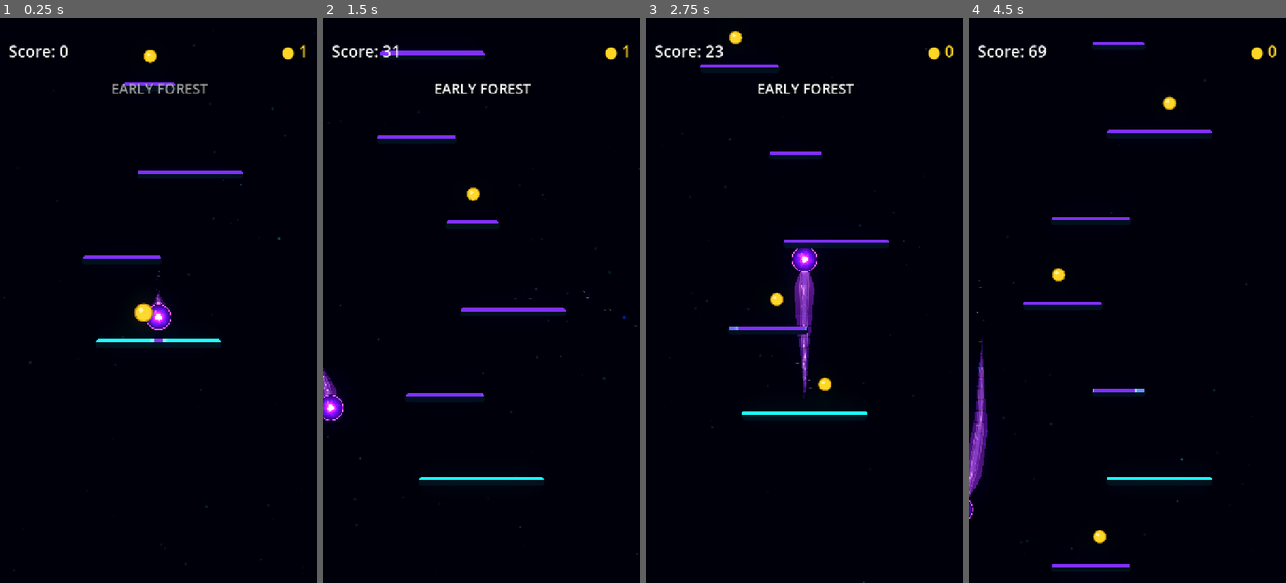
Above: before the commit, frames 1-4 (left to right).
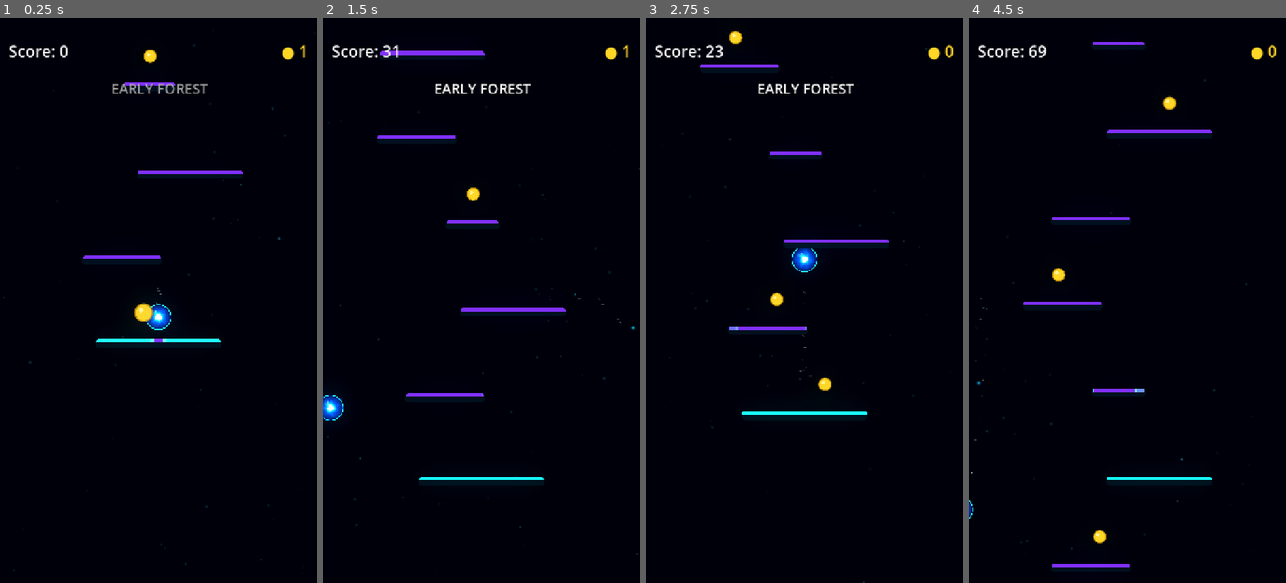
Above: after the commit, the same moments.

Repository: Kryodo/TowerJump
Game: Godot game, scene res://scenes/main.tscn
The game is run twice, just before and just after one commit, with the same random seed, the same clock (stepped at 60 frames per second) and the same inputs.
Inputs (mouse positions are in pixels of both pictures, inside the frame that each line leads up to):
- Up to frame 1 (0.25 s): no input
- Up to frame 2 (1.5 s): move the mouse to (551, 272) at 0.52 s; hold Right (ui_right) 0.53-1.25 s; click (551, 272) at 0.67 s; drag from (418, 328) to (471, 193) at 1.27 s
- Up to frame 3 (2.75 s): click "Nochmal spielen" at 2 s
- Up to frame 4 (4.5 s): move the mouse to (1159, 176) at 2.77 s; hold Right (ui_right) 2.78-3.5 s; drag from (1111, 413) to (1057, 215) at 3.52 s; move the mouse to (1222, 385) at 4.27 s; hold Left (ui_left) from 4.28 s (still down)

The runs differ from the first frame. In frame 1, 0.3% of the frame differs, in the area x 46-54%, y 44-56%; in frame 2, 0.4%; in frame 3, 1.0%, in the area x 46-54%, y 40-68%; in frame 4, 0.9%.
Error after the commit: Parse Error: Identifier "start_distance" not declared in the current scope. (res://scripts/ball_trail.gd:1338)

Commit message:
Make landing shear larger and more deliberate

Diff:
--- a/scripts/ball_trail.gd
+++ b/scripts/ball_trail.gd
@@ -15,9 +15,10 @@
 const ORB_RIM_CENTER_RADIUS_RATIO: float = 0.93
 const SHED_CONNECTED_END_PROGRESS: float = 0.38
 const SHED_GEOMETRY_PIECE_CAPACITY: int = 12
-const SHED_BURST_PIECE_COUNT: int = 3
-const SHED_BURST_SPACING: float = 0.05
 const MAX_ACTIVE_SHED_BREAKS: int = 3
+const SHED_MIN_FRAGMENT_PROGRESS: float = 0.40
+const SHED_MAX_FRAGMENT_PROGRESS: float = 0.88
+const SHED_RECENT_PROGRESS_SEPARATION: float = 0.13
 
 @export_category("Visual Palette")
 @export_enum("Electric Blue", "Rich Violet") var visual_palette: int = 0
@@ -40,9 +41,9 @@
 var _trail_time: float = 0.0
 var _last_emission_direction: Vector2 = Vector2.DOWN
 var _ball_surface_radius: float = 29.9
-var _shed_burst_remaining: int = 0
-var _shed_burst_clock: float = 0.0
+var _landing_shear_pending: bool = false
 var _shed_sequence: int = 0
+var _recent_shed_progresses: Array[float] = []
 var _detached_shed_fragments: Array[Dictionary] = []
 var _shed_geometry_pieces: Array[Polygon2D] = []
 var _shed_piece_ranges: Array[Dictionary] = []
@@ -243,8 +244,13 @@
 	_trail_time += delta
 	if not shedding_enabled:
 		_shed_break_events.clear()
-		_shed_burst_remaining = 0
-		_shed_burst_clock = 0.0
+		_landing_shear_pending = false
+	else:
+		for event in _shed_break_events:
+			event["hold_remaining"] = maxf(
+				float(event.get("hold_remaining", 0.0)) - delta,
+				0.0
+			)
 	var current_world_position: Vector2 = ball.global_position
 	var movement: Vector2 = current_world_position - _previous_ball_position
 	var distance_from_trail: float = movement.length()
@@ -266,7 +272,7 @@
 			_points.pop_back()
 			_point_ids.pop_back()
 
-	_update_trail_lines(delta)
+	_update_trail_lines()
 	_update_detached_shed_fragments(delta)
 	_update_rim_breath()
 	_update_particle_emitters(current_world_position, movement, distance_from_trail)
@@ -284,7 +290,7 @@
 		_unified_contour.modulate = Color(rim_breath, rim_breath, rim_breath, 1.0)
 
 
-func _update_trail_lines(delta: float = 0.0) -> void:
+func _update_trail_lines() -> void:
 	if _points.size() < 2:
 		_clear_shed_line_spans()
 		if _unified_shape != null:
@@ -296,7 +302,7 @@
 		return
 
 	_rebuild_shed_line_spans()
-	_update_unified_comet_shape(delta)
+	_update_unified_comet_shape()
 
 
 func _initialize_split_line_pools() -> void:
@@ -492,6 +498,14 @@
 			var start_index: int = _point_ids.find(int(event["start_id"]))
 			var end_index: int = _point_ids.find(int(event["end_id"]))
 			if start_index < 0 and end_index < 0:
+				if float(event.get("hold_remaining", 0.0)) <= 0.0:
+					continue
+				var fallback_start: float = clampf(float(event.get("start_progress", 0.0)), 0.0, 1.0)
+				var fallback_end: float = clampf(float(event.get("end_progress", 1.0)), 0.0, 1.0)
+				var last_point_index: int = _points.size() - 1
+				var fallback_cut_start: int = int(floor(minf(fallback_start, fallback_end) * last_point_index))
+				var fallback_cut_end: int = int(ceil(maxf(fallback_start, fallback_end) * last_point_index))
+				cut_ranges.append(Vector2i(fallback_cut_start, fallback_cut_end))
 				continue
 
 			var cut_start: int
@@ -569,7 +583,7 @@
 
 
 
-func _update_unified_comet_shape(delta: float = 0.0) -> void:
+func _update_unified_comet_shape() -> void:
 	if _unified_shape == null or _points.size() < 2:
 		return
 
@@ -730,10 +744,10 @@
 				)
 		_unified_contour.points = contour_points
 
-	# The trail geometry and candidate ranges have now been rebuilt for this
-	# frame. Release at most one queued fragment from those fresh surviving ranges.
-	_process_shed_burst(
-		delta, path, cumulative_distances, total_distance, tangents, normals, half_widths
+	# Detach only after this frame's geometry has been rebuilt, so the selected
+	# source range and persistent hole describe the same surviving trail.
+	_process_pending_landing_shear(
+		path, cumulative_distances, total_distance, tangents, normals, half_widths
 	)
 
 
@@ -761,14 +775,17 @@
 	if ball == null or event.ball != ball:
 		return
 
-	# A confirmed physical landing queues one deliberate burst; no shedding is
-	# driven by elapsed time while the ball is travelling between platforms.
-	_shed_burst_remaining = SHED_BURST_PIECE_COUNT
-	_shed_burst_clock = 0.0
-
-
-func _process_shed_burst(
-	delta: float,
+	# Let the previous shear finish before allowing another one. This keeps the
+	# landing effect rare and readable instead of stacking several moving pieces.
+	for fragment in _detached_shed_fragments:
+		var existing_piece := fragment.get("node") as Polygon2D
+		if is_instance_valid(existing_piece):
+			return
+
+	_landing_shear_pending = true
+
+
+func _process_pending_landing_shear(
 	path: Array[Vector2],
 	cumulative_distances: Array[float],
 	total_distance: float,
@@ -776,29 +793,18 @@
 	normals: Array[Vector2],
 	half_widths: Array[float]
 ) -> void:
-	if not shedding_enabled or _shed_burst_remaining <= 0:
-		return
-
-	if _shed_burst_clock > 0.0:
-		_shed_burst_clock = maxf(_shed_burst_clock - delta, 0.0)
-		if _shed_burst_clock > 0.0:
-			return
-
+	if not shedding_enabled or not _landing_shear_pending:
+		return
+
+	# A failed source selection is intentionally dropped rather than retried on
+	# a later frame, when the trail would have moved away from the landing.
+	_landing_shear_pending = false
 	var previous_break_count: int = _shed_break_events.size()
 	_spawn_shed_fragment(
 		path, cumulative_distances, total_distance, tangents, normals, half_widths
 	)
-
-	# If the trail is not yet long enough or no eligible source polygon exists,
-	# discard this burst instead of producing a delayed, contextless fragment.
 	if _shed_break_events.size() == previous_break_count:
-		_shed_burst_remaining = 0
-		_shed_burst_clock = 0.0
-		return
-
-	_shed_burst_remaining -= 1
-	if _shed_burst_remaining > 0:
-		_shed_burst_clock = SHED_BURST_SPACING
+		return
 
 
 func _spawn_shed_fragment(
@@ -815,26 +821,74 @@
 		or total_distance < 105.0
 		or _detached_shed_fragments.size() >= 14
 		or _shed_break_events.size() >= MAX_ACTIVE_SHED_BREAKS
-		or _shed_piece_ranges.is_empty()
+		or _shed_piece_ranges.size() < 2
+		or _shed_geometry_container == null
 	):
 		return
 
-	# Candidates are the actual lower-tail polygons currently visible in the
-	# scene. We clone one of those exact meshes instead of inventing a generic
-	# shard, then lock its source range out of the living trail.
-	var candidates: Array[Dictionary] = []
-	for piece_range in _shed_piece_ranges:
-		var progress: float = float(piece_range["progress"])
-		var source_piece := piece_range["node"] as Polygon2D
-		if progress >= 0.48 and progress <= 0.78 and is_instance_valid(source_piece) and source_piece.visible:
-			candidates.append(piece_range)
-	if candidates.is_empty():
-		return
-
-	var selected: Dictionary = candidates[_shed_sequence % candidates.size()]
-	var source_piece := selected["node"] as Polygon2D
-	if source_piece.polygon.size() < 4:
-		return
+	# Form candidate pairs from adjacent, currently visible trail islands. The
+	# resulting shard is one continuous, wider piece rather than three tiny
+	# particle-like chips. Its source is rebuilt from the same ribbon geometry.
+	var candidate_pairs: Array[Dictionary] = []
+	for range_index in range(_shed_piece_ranges.size() - 1):
+		var first: Dictionary = _shed_piece_ranges[range_index]
+		var second: Dictionary = _shed_piece_ranges[range_index + 1]
+		var first_piece := first["node"] as Polygon2D
+		var second_piece := second["node"] as Polygon2D
+		if (
+			not is_instance_valid(first_piece)
+			or not is_instance_valid(second_piece)
+			or not first_piece.visible
+			or not second_piece.visible
+		):
+			continue
+
+		var start_distance: float = float(first["start_distance"])
+		var end_distance: float = float(second["end_distance"])
+		var gap_between: float = float(second["start_distance"]) - float(first["end_distance"])
+		var progress: float = (start_distance + end_distance) * 0.5 / total_distance
+		if (
+			gap_between < -0.1
+			or gap_between > 4.0
+			or progress < SHED_MIN_FRAGMENT_PROGRESS
+			or progress > SHED_MAX_FRAGMENT_PROGRESS
+			or end_distance - start_distance < 22.0
+		):
+			continue
+
+		candidate_pairs.append({
+			"first_index": range_index,
+			"second_index": range_index + 1,
+			"start_distance": start_distance,
+			"end_distance": end_distance,
+			"progress": progress
+		})
+
+	if candidate_pairs.is_empty():
+		return
+
+	# Prefer a source position well away from the last few shears. If the live
+	# gaps leave very few options, fall back to available pairs rather than
+	# forcing an awkward location or repeatedly choosing the same tail section.
+	var preferred_pairs: Array[Dictionary] = []
+	for candidate in candidate_pairs:
+		var progress: float = float(candidate["progress"])
+		var separated_from_recent: bool = true
+		for recent_progress in _recent_shed_progresses:
+			if absf(progress - recent_progress) < SHED_RECENT_PROGRESS_SEPARATION:
+				separated_from_recent = false
+				break
+		if separated_from_recent:
+			preferred_pairs.append(candidate)
+
+	var selection_pool: Array[Dictionary] = (
+		preferred_pairs if not preferred_pairs.is_empty() else candidate_pairs
+	)
+	var selected: Dictionary = selection_pool[randi_range(0, selection_pool.size() - 1)]
+	var first_range_index: int = int(selected["first_index"])
+	var second_range_index: int = int(selected["second_index"])
+	var start_distance: float = float(selected["start_distance"])
+	var end_distance: float = float(selected["end_distance"])
 
 	var world_root: Node2D = get_tree().current_scene as Node2D
 	if world_root == null:
@@ -842,10 +896,28 @@
 	if world_root == null:
 		return
 
+	# Build one mesh across both neighboring source intervals, then detach that
+	# actual ribbon section with the same body shader and full-trail UV values.
+	var fragment_source := Polygon2D.new()
+	fragment_source.name = "CometShearSource"
+	fragment_source.visible = false
+	_shed_geometry_container.add_child(fragment_source)
+	_build_shed_piece_polygon(
+		fragment_source, start_distance, end_distance, path,
+		cumulative_distances, total_distance, tangents, normals, half_widths
+	)
+	fragment_source.visible = false
+	fragment_source.material = (
+		_detached_piece_material if _detached_piece_material != null else _shed_piece_material
+	)
+	if fragment_source.polygon.size() < 4:
+		fragment_source.queue_free()
+		return
+
 	var world_vertices: Array[Vector2] = []
 	var centroid_global := Vector2.ZERO
-	for local_vertex in source_piece.polygon:
-		var global_vertex: Vector2 = source_piece.to_global(local_vertex)
+	for local_vertex in fragment_source.polygon:
+		var global_vertex: Vector2 = fragment_source.to_global(local_vertex)
 		world_vertices.append(global_vertex)
 		centroid_global += global_vertex
 	centroid_global /= float(world_vertices.size())
@@ -855,53 +927,62 @@
 		detached_polygon.append(global_vertex - centroid_global)
 
 	var shard := Polygon2D.new()
-	shard.name = "DetachedCometBodyPiece"
+	shard.name = "DetachedCometShear"
 	shard.z_as_relative = false
 	shard.z_index = -2
 	shard.polygon = detached_polygon
-	shard.uv = source_piece.uv.duplicate()
-	shard.material = _detached_piece_material if _detached_piece_material != null else source_piece.material
+	shard.uv = fragment_source.uv.duplicate()
+	shard.material = _detached_piece_material if _detached_piece_material != null else fragment_source.material
 	world_root.add_child(shard)
 	shard.global_position = centroid_global
 	shard.global_rotation = 0.0
-
-	var start_id: int = int(selected["start_id"])
-	var end_id: int = int(selected["end_id"])
-	var start_anchor_index: int = _point_ids.find(start_id)
-	var end_anchor_index: int = _point_ids.find(end_id)
-	var start_offset: float = 0.0
-	var end_offset: float = 0.0
-	if start_anchor_index >= 0:
-		start_offset = float(selected["start_distance"]) - cumulative_distances[start_anchor_index]
-	if end_anchor_index >= 0:
-		end_offset = float(selected["end_distance"]) - cumulative_distances[end_anchor_index]
+	fragment_source.queue_free()
+
+	var start_anchor_index: int = _nearest_trail_sample_index(start_distance, cumulative_distances)
+	var end_anchor_index: int = _nearest_trail_sample_index(end_distance, cumulative_distances)
+	if end_anchor_index <= start_anchor_index:
+		shard.queue_free()
+		return
+
+	var start_id: int = _point_ids[start_anchor_index]
+	var end_id: int = _point_ids[end_anchor_index]
+	var start_offset: float = start_distance - cumulative_distances[start_anchor_index]
+	var end_offset: float = end_distance - cumulative_distances[end_anchor_index]
+	var sequence_value: float = float(_shed_sequence)
+	var horizontal_side_value: float = sin(sequence_value * 17.17 + _trail_time * 0.73)
+	var side: float = -1.0 if horizontal_side_value < 0.0 else 1.0
+	var horizontal_speed: float = lerpf(90.0, 132.0, absf(sin(sequence_value * 11.31 + 0.4)))
+	var vertical_speed: float = sin(sequence_value * 7.73 + 2.1) * 30.0
+	var lifetime: float = lerpf(1.10, 1.38, absf(sin(sequence_value * 3.91 + 0.8)))
+	var angular_velocity: float = sin(sequence_value * 8.31 + 0.9) * 2.1
+
+	# The original samples may leave the capped history before this fragment
+	# finishes fading. Keep a progress-space fallback gap for the fragment's
+	# visible lifetime, then let it disappear naturally with the shear.
 	_shed_break_events.append({
 		"start_id": start_id,
 		"end_id": end_id,
 		"start_offset": start_offset,
-		"end_offset": end_offset
+		"end_offset": end_offset,
+		"start_progress": start_distance / total_distance,
+		"end_progress": end_distance / total_distance,
+		"hold_remaining": lifetime + 0.10
 	})
 
-	# Remove this very section immediately. Its anchor IDs keep the matching
-	# gap in the trail history as new samples are added at the orb end.
-	source_piece.visible = false
-
-	var source_distance: float = (
-		float(selected["start_distance"]) + float(selected["end_distance"])
-	) * 0.5
-	var source_index: int = _nearest_trail_sample_index(
-		source_distance, cumulative_distances
-	)
-	var sequence_value: float = float(_shed_sequence)
-	var side: float = -1.0 if _shed_sequence % 2 == 0 else 1.0
-	var outward_speed: float = lerpf(24.0, 44.0, absf(sin(sequence_value * 17.13 + 2.7)))
-	var drift_speed: float = lerpf(9.0, 22.0, absf(sin(sequence_value * 6.73 + 1.4)))
-	var lifetime: float = lerpf(0.42, 0.70, absf(sin(sequence_value * 3.91 + 0.8)))
-	var angular_velocity: float = sin(sequence_value * 8.31 + 0.9) * 3.0
-	var velocity: Vector2 = (
-		normals[source_index] * side * outward_speed
-		+ tangents[source_index] * drift_speed
-	)
+	# Remove the two source islands immediately; rebuilding will keep every
+	# intersecting source interval absent as the history advances.
+	for range_index in [first_range_index, second_range_index]:
+		var source_range: Dictionary = _shed_piece_ranges[range_index]
+		var source_piece := source_range["node"] as Polygon2D
+		if is_instance_valid(source_piece):
+			source_piece.visible = false
+
+	_recent_shed_progresses.append(float(selected["progress"]))
+	while _recent_shed_progresses.size() > 3:
+		_recent_shed_progresses.pop_front()
+
+	# Use world-space horizontal ejection with only a small vertical component.
+	var velocity := Vector2(side * horizontal_speed, vertical_speed)
 	_detached_shed_fragments.append({
 		"node": shard,
 		"velocity": velocity,
@@ -926,11 +1007,11 @@
 		var age: float = float(fragment["age"]) + delta
 		var lifetime: float = float(fragment["lifetime"])
 		var velocity: Vector2 = fragment["velocity"]
-		velocity.y += 10.0 * delta
-		velocity *= maxf(0.0, 1.0 - delta * 0.8)
+		velocity.y += 7.0 * delta
+		velocity *= maxf(0.0, 1.0 - delta * 0.45)
 		shard.global_position += velocity * delta
 		shard.rotation += float(fragment["angular_velocity"]) * delta
-		var fade: float = 1.0 - smoothstep(lifetime * 0.18, lifetime, age)
+		var fade: float = 1.0 - smoothstep(lifetime * 0.56, lifetime, age)
 		var tint: Color = shard.modulate
 		tint.a = float(fragment["base_alpha"]) * fade
 		shard.modulate = tint
@@ -1190,7 +1271,7 @@
 		# Keep a break while either boundary sample survives. When the older
 		# boundary leaves the capped trail, the hole contracts naturally from
 		# the tail instead of the original source geometry suddenly respawning.
-		if start_index < 0 and end_index < 0:
+		if start_index < 0 and end_index < 0 and float(event.get("hold_remaining", 0.0)) <= 0.0:
 			_shed_break_events.remove_at(event_index)
 
 
@@ -1204,6 +1285,14 @@
 		var start_index: int = _point_ids.find(int(event["start_id"]))
 		var end_index: int = _point_ids.find(int(event["end_id"]))
 		if start_index < 0 and end_index < 0:
+			if float(event.get("hold_remaining", 0.0)) <= 0.0:
+				continue
+			var fallback_start: float = clampf(float(event.get("start_progress", 0.0)), 0.0, 1.0)
+			var fallback_end: float = clampf(float(event.get("end_progress", 1.0)), 0.0, 1.0)
+			var fallback_distance_start: float = minf(fallback_start, fallback_end) * total_distance
+			var fallback_distance_end: float = maxf(fallback_start, fallback_end) * total_distance
+			if fallback_distance_start < interval_end - 0.8 and fallback_distance_end > interval_start + 0.8:
+				return true
 			continue
 
 		var event_start: float = 0.0
@@ -1242,6 +1331,17 @@
 			var start_index: int = _point_ids.find(int(event["start_id"]))
 			var end_index: int = _point_ids.find(int(event["end_id"]))
 			if start_index < 0 and end_index < 0:
+				if float(event.get("hold_remaining", 0.0)) <= 0.0:
+					continue
+				var fallback_start: float = clampf(float(event.get("start_progress", 0.0)), 0.0, 1.0)
+				var fallback_end: float = clampf(float(event.get("end_progress", 1.0)), 0.0, 1.0)
+				start_distance = minf(fallback_start, fallback_end) * total_distance
+				end_distance = maxf(fallback_start, fallback_end) * total_distance
+				if end_distance - start_distance > 0.01:
+					intervals[event_index] = Vector2(
+						start_distance / total_distance,
+						end_distance / total_distance
+					)
 				continue
 
 			var start_distance: float = 0.0
